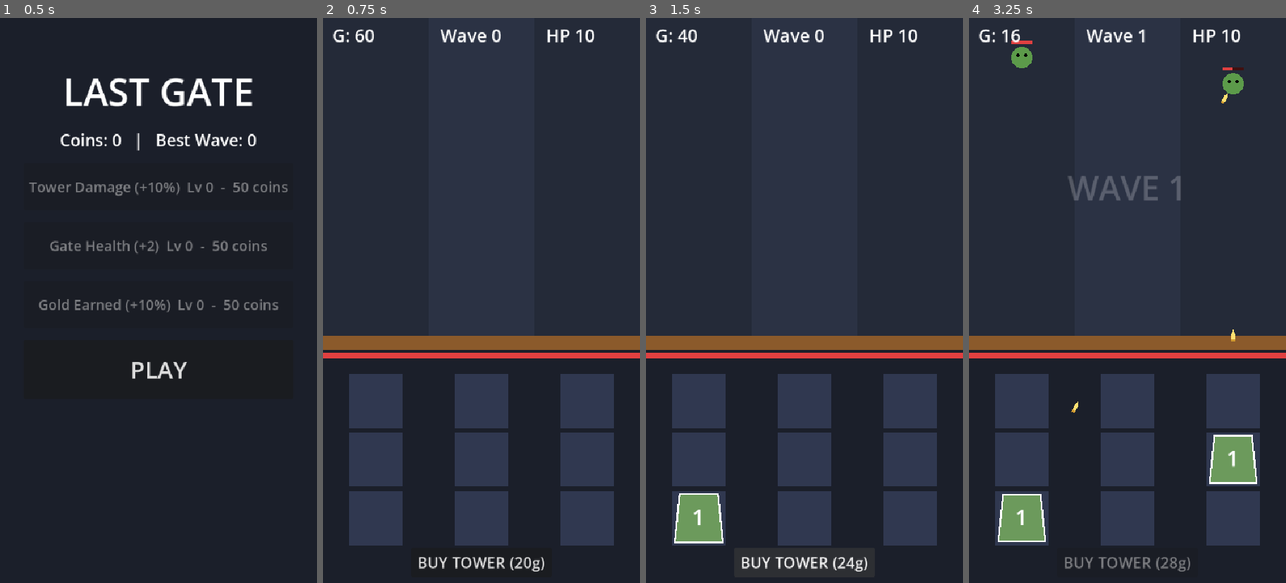
Above: before the commit, frames 1-4 (left to right).
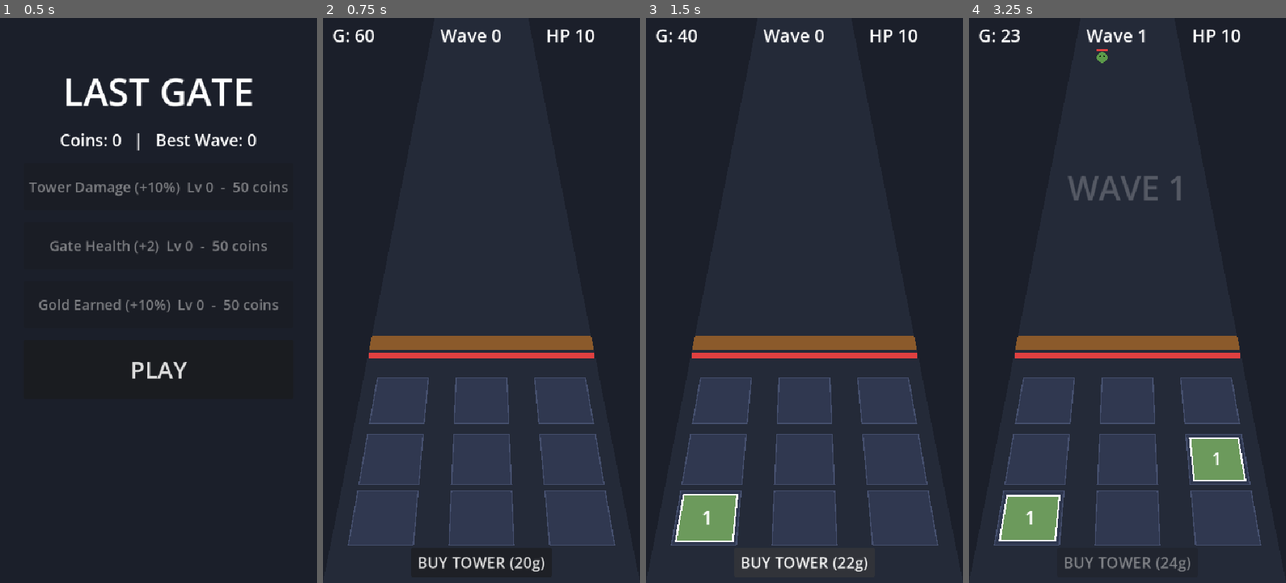
Above: after the commit, the same moments.

Repository: Adarshmilan/GateBreak
Game: Godot game, scene res://menu.tscn
The game is run twice, just before and just after one commit, with the same random seed, the same clock (stepped at 60 frames per second) and the same inputs.
Inputs (mouse positions are in pixels of both pictures, inside the frame that each line leads up to):
- Up to frame 1 (0.5 s): no input
- Up to frame 2 (0.75 s): click "PLAY" at 0.5 s
- Up to frame 3 (1.5 s): click "BUY TOWER (20g)" at 1.25 s
- Up to frame 4 (3.25 s): click "BUY TOWER (24g)" (after the commit: "BUY TOWER (22g)") at 2 s; move the mouse to (1197, 272) at 2.77 s; click (1197, 272) at 2.92 s

Frame 1 is identical in both runs. In frame 2, 6.0% of the frame differs, in the area x 0-100%, y 0-94%; in frame 3, 6.5%; in frame 4, 7.9%, in the area x 0-100%, y 0-98%.

Commit message:
fixed the prispective thing

Diff:
--- a/game.gd
+++ b/game.gd
@@ -29,6 +29,8 @@
 var spawn_timer := 0.0
 var spawn_interval := 1.0
 var break_timer := 1.5
+const SLOT_W := 58.0
+const SLOT_H := 50.0
 
 var gold_label: Label
 var wave_label: Label
@@ -47,10 +49,11 @@
 
 # ---------------------------------------------------------------- helpers
 func slot_pos(i: int) -> Vector2:
-	return Vector2(LANE_X[i % 3], GRID_Y + (i / 3) * GRID_STEP)
+	var y := GRID_Y + (i / 3) * GRID_STEP
+	return Vector2(Persp.screen_x(LANE_X[i % 3], y), y)
 
 func tower_cost() -> int:
-	return 20 + 4 * towers_bought
+	return 20 + 2 * towers_bought
 
 func _slot_at(p: Vector2) -> int:
 	for i in 9:
@@ -58,18 +61,39 @@
 			return i
 	return -1
 
-# ---------------------------------------------------------------- drawing
+func _road_edges(y: float) -> Vector2:
+	return Vector2(Persp.screen_x(0.0, y), Persp.screen_x(540.0, y))
+
 func _draw() -> void:
 	draw_rect(Rect2(0, 0, 540, 960), Color("1b1f2a"))
-	for i in 3:
-		var c := Color("242a38") if i % 2 == 0 else Color("2b3244")
-		draw_rect(Rect2(i * 180, 0, 180, GATE_Y), c)
-	draw_rect(Rect2(0, GATE_Y, 540, 24), Color("8b5a2b"))
-	draw_rect(Rect2(0, GATE_Y + 28, 540, 10), Color("401010"))
-	draw_rect(Rect2(0, GATE_Y + 28, 540.0 * float(gate_hp) / gate_max, 10), Color("e04040"))
+
+	# one ground plane, from the far top all the way to the bottom of the screen
+	draw_colored_polygon(PackedVector2Array([
+		Vector2(Persp.screen_x(0.0, 0.0), 0.0), Vector2(Persp.screen_x(540.0, 0.0), 0.0),
+		Vector2(Persp.screen_x(540.0, 960.0), 960.0), Vector2(Persp.screen_x(0.0, 960.0), 960.0),
+	]), Color("242a38"))
+
+	# gate: a wall across the road
+	var g0 := _road_edges(GATE_Y)
+	var g1 := _road_edges(GATE_Y + 24.0)
+	draw_colored_polygon(PackedVector2Array([
+		Vector2(g0.x, GATE_Y), Vector2(g0.y, GATE_Y),
+		Vector2(g1.y, GATE_Y + 24.0), Vector2(g1.x, GATE_Y + 24.0),
+	]), Color("8b5a2b"))
+
+	# gate health bar, same width as the road at that height
+	var hb := _road_edges(GATE_Y + 28.0)
+	var hw := hb.y - hb.x
+	draw_rect(Rect2(hb.x, GATE_Y + 28.0, hw, 10), Color("401010"))
+	draw_rect(Rect2(hb.x, GATE_Y + 28.0, hw * float(gate_hp) / gate_max, 10), Color("e04040"))
+
+	# tower slots lying on the same ground
 	for i in 9:
-		draw_rect(Rect2(slot_pos(i) - Vector2(46, 46), Vector2(92, 92)), Color("303850"))
-
+		var q := Persp.ground_quad(slot_pos(i), SLOT_W, SLOT_H)
+		draw_colored_polygon(q, Color("303850"))
+		var o := q.duplicate()
+		o.append(q[0])
+		draw_polyline(o, Color("46506e"), 2.0)
 # ---------------------------------------------------------------- UI
 func _build_ui() -> void:
 	var layer := CanvasLayer.new()
@@ -234,8 +258,11 @@
 	var base_hp := 12.0 * pow(1.18, wave - 1)
 	var base_speed := minf(45.0 + wave * 2.0, 110.0)
 	z.setup(kind, base_hp, base_speed)
+	var margin := z.radius / Persp.scale_at(GATE_Y) + 4.0
+	var lane_x := randf_range(margin, 540.0 - margin)
+	z.lane_x = lane_x
+	z.position = Vector2(Persp.screen_x(lane_x, SPAWN_Y), SPAWN_Y)
 	z.gate_y = GATE_Y
-	z.position = Vector2(LANE_X[randi() % 3], SPAWN_Y)
 	z.died.connect(_on_zombie_died)
 	z.reached_gate.connect(_on_gate_hit.bind(z))
 	add_child(z)
@@ -254,6 +281,10 @@
 				return k + 1
 	return 1
 
+
+
+# x of a lane boundary (0 to 3) at a given y
+
 func _on_zombie_died(z: Zombie) -> void:
 	kills += 1
 	var reward: float = (4.0 + wave * 0.5) * z.reward_mult
--- /dev/null
+++ b/prespective.gd
@@ -0,0 +1,32 @@
+# perspective.gd -> one shared "camera" for the whole playfield
+class_name Persp
+extends RefCounted
+
+const CENTER_X := 270.0
+const HORIZON_Y := -400.0   # the vanishing point (above the screen). Closer to 0 = stronger 3D
+const REF_Y := 960.0        # screen y where things are drawn at scale 1.0
+
+# how big things look at a given screen height
+static func scale_at(y: float) -> float:
+	return (y - HORIZON_Y) / (REF_Y - HORIZON_Y)
+
+# flat "world" x -> screen x at height y (everything squeezes toward the center going up)
+static func screen_x(world_x: float, y: float) -> float:
+	return CENTER_X + (world_x - CENTER_X) * scale_at(y)
+
+# a box lying on the ground, centered at a screen position; returns 4 screen-space corners.
+# Its sides point at the vanishing point, same as the road edges.
+static func ground_quad(center: Vector2, half_w: float, half_h: float) -> PackedVector2Array:
+	var s := scale_at(center.y)
+	var dx := (center.x - CENTER_X) / s
+	var hh := half_h * s
+	var y_top := center.y - hh
+	var y_bot := center.y + hh
+	var s_top := scale_at(y_top)
+	var s_bot := scale_at(y_bot)
+	var cx_top := CENTER_X + dx * s_top
+	var cx_bot := CENTER_X + dx * s_bot
+	return PackedVector2Array([
+		Vector2(cx_top - half_w * s_top, y_top), Vector2(cx_top + half_w * s_top, y_top),
+		Vector2(cx_bot + half_w * s_bot, y_bot), Vector2(cx_bot - half_w * s_bot, y_bot),
+	])
--- a/projectile.gd
+++ b/projectile.gd
@@ -8,6 +8,7 @@
 var damage := 5.0
 
 func _process(delta: float) -> void:
+	scale = Vector2.ONE * Persp.scale_at(global_position.y)
 	if not is_instance_valid(target) or target.dead:
 		queue_free()
 		return
--- a/tower.gd
+++ b/tower.gd
@@ -11,20 +11,22 @@
 const FIRE_RATE := 1.2         # shots per second
 const FIRERATE_GROWTH := 1.5   # not used yet (fire rate per level comes later)
 const TARGET_POOL := 15        # each tower picks randomly among the 15 front-most zombies
+const BOX_W := 50.0            # tower footprint on the ground
+const BOX_H := 42.0
 
 var level := 1
 var cooldown := 0.0
-var target: Zombie = null      # current locked target, kept until it dies
+var target: Zombie = null
 
 func damage() -> float:
 	return BASE_DAMAGE * pow(DAMAGE_GROWTH, level - 1) * GameData.damage_mult()
 
 func _process(delta: float) -> void:
+	queue_redraw()   # shape depends on position (also while dragging)
 	cooldown -= delta
 	if cooldown > 0.0:
 		return
 
-	# only pick a new target if we have none, or the old one died / reached the gate
 	if not is_instance_valid(target) or target.dead:
 		target = _pick_target()
 	if target == null:
@@ -41,7 +43,6 @@
 	var zombies: Array = get_tree().get_nodes_in_group("zombies")
 	if zombies.is_empty():
 		return null
-	# closest to the gate first (largest y)
 	zombies.sort_custom(func(a, b): return a.position.y > b.position.y)
 	var pool_size := mini(TARGET_POOL, zombies.size())
 	return zombies[randi() % pool_size]
@@ -53,18 +54,15 @@
 func _draw() -> void:
 	var col: Color = COLORS[clampi(level - 1, 0, COLORS.size() - 1)]
 
-	var shape := PackedVector2Array([
-		Vector2(-32, -40),  # top left
-		Vector2(32, -40),   # top right
-		Vector2(40, 40),    # bottom right
-		Vector2(-40, 40),   # bottom left
-	])
+	# same ground-plane shape as the slots, converted to local coordinates
+	var shape := PackedVector2Array()
+	for pt in Persp.ground_quad(position, BOX_W, BOX_H):
+		shape.append(pt - position)
 	draw_colored_polygon(shape, col)
-
-	# white outline (first point repeated to close the shape)
 	var outline := shape.duplicate()
 	outline.append(shape[0])
 	draw_polyline(outline, Color.WHITE, 3.0)
 
-	draw_string(ThemeDB.fallback_font, Vector2(-40, 12), str(level),
-		HORIZONTAL_ALIGNMENT_CENTER, 80, 36, Color.WHITE)
+	var s := Persp.scale_at(position.y)
+	draw_string(ThemeDB.fallback_font, Vector2(-40.0 * s, 12.0 * s), str(level),
+		HORIZONTAL_ALIGNMENT_CENTER, 80.0 * s, int(36.0 * s), Color.WHITE)
--- a/zombie.gd
+++ b/zombie.gd
@@ -1,6 +1,7 @@
 # zombie.gd -> no scene needed (created via Zombie.new())
 class_name Zombie
 extends Node2D
+
 
 signal died(zombie)
 signal reached_gate
@@ -27,7 +28,7 @@
 var body_color := Color("5c9a4a")
 var is_boss := false
 var dead := false
-
+var lane_x := 270.0     # the zombie's x at full size (set by game.gd)
 # Call this BEFORE add_child(): it applies the kind's stats to the base values.
 func setup(new_kind: int, base_hp: float, base_speed: float) -> void:
 	kind = clampi(new_kind, 1, KINDS.size())
@@ -42,6 +43,7 @@
 
 func _ready() -> void:
 	hp = max_hp
+	_update_scale()
 	add_to_group("zombies")
 
 func _process(delta: float) -> void:
@@ -50,6 +52,7 @@
 		if flash_frames == 0:
 			queue_redraw()   # go back to normal color
 	position.y += speed * delta
+	_update_scale()
 	if position.y >= gate_y and not dead:
 		dead = true
 		remove_from_group("zombies")
@@ -70,6 +73,11 @@
 		flash_frames = 2       # bright for a frame or two
 		queue_redraw()
 
+func _update_scale() -> void:
+	# same camera as the ground; scale is exactly 1.0 when it reaches the gate
+	scale = Vector2.ONE * (Persp.scale_at(position.y) / Persp.scale_at(gate_y))
+	position.x = Persp.screen_x(lane_x, position.y)
+
 func _draw() -> void:
 	var col := body_color.lightened(0.6) if flash_frames > 0 else body_color
 	draw_circle(Vector2.ZERO, radius, col)
Not shown, added: prespective.gd.uid
